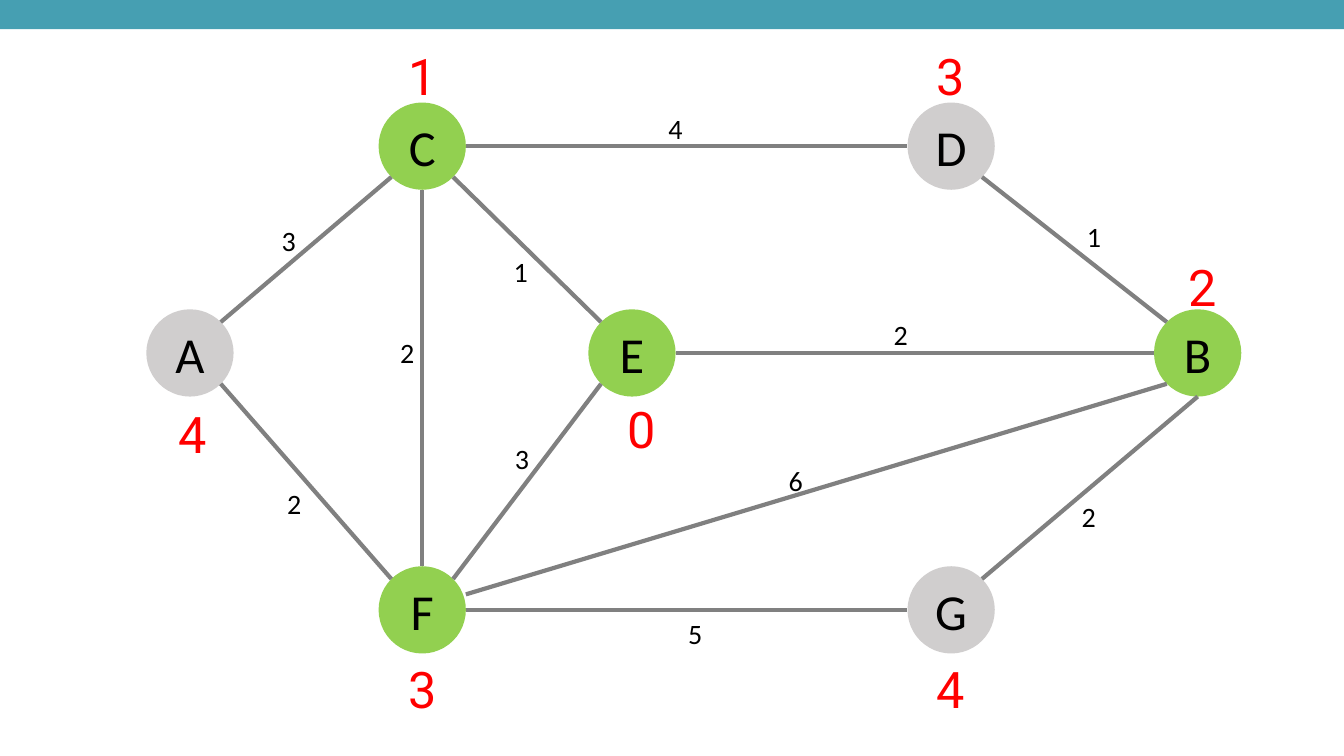
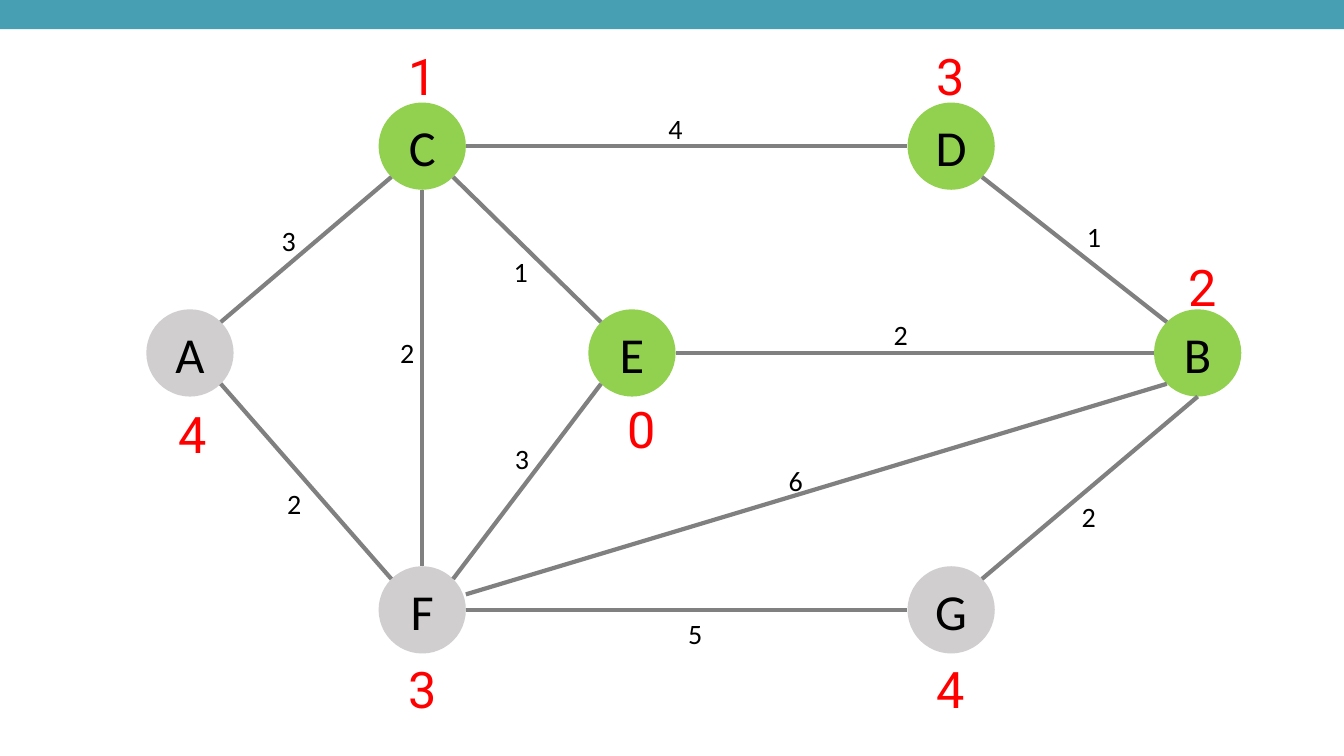
Before and after one commit to AlgoLive/AlgoLive_2022, a slide deck: slide 35 of 7th study/AlgoLive 7nd Dijkstra.pptx. Drawn at 1344x756 pixels with LibreOffice and Linux fonts; fonts in the diff are those of the drawing. Boxes give left, top, right and bottom in pixels: in the first picture for what was removed or moved away, otherwise in the second. Text is boxed around its words. In the diff, an @@ line names an element or a change of style, - is before the commit and + after.

```diff
--- a/7th study/AlgoLive 7nd Dijkstra.pptx
+++ b/7th study/AlgoLive 7nd Dijkstra.pptx
@@ ellipse "D" at box(907, 103, 995, 191): fill #D0CECE to #92D050 @@
@@ ellipse "F" at box(379, 567, 467, 654): fill #92D050 to #D0CECE @@
```
Also in this commit, not shown: 3 other slides changed, 13 slides added, 7 other files.
